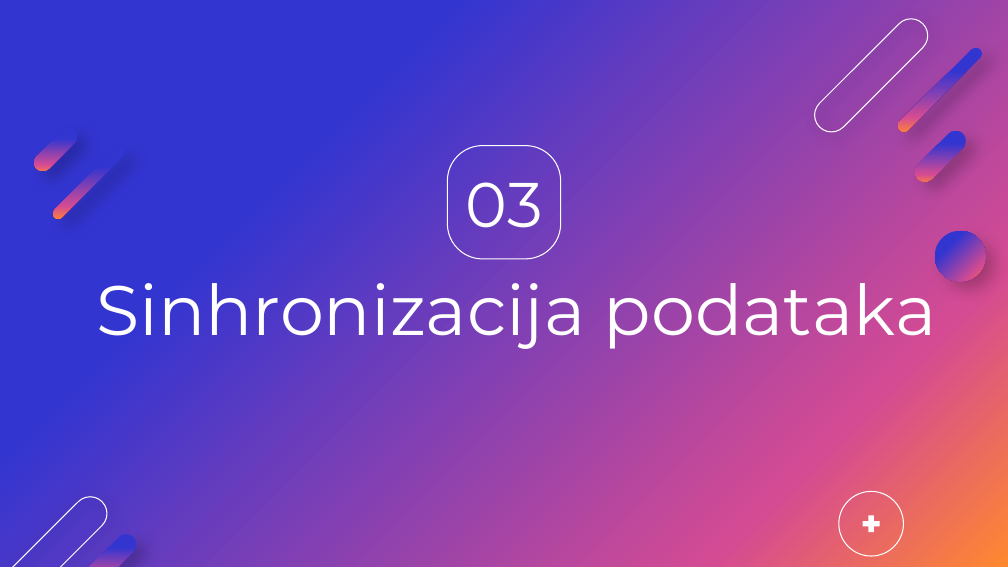
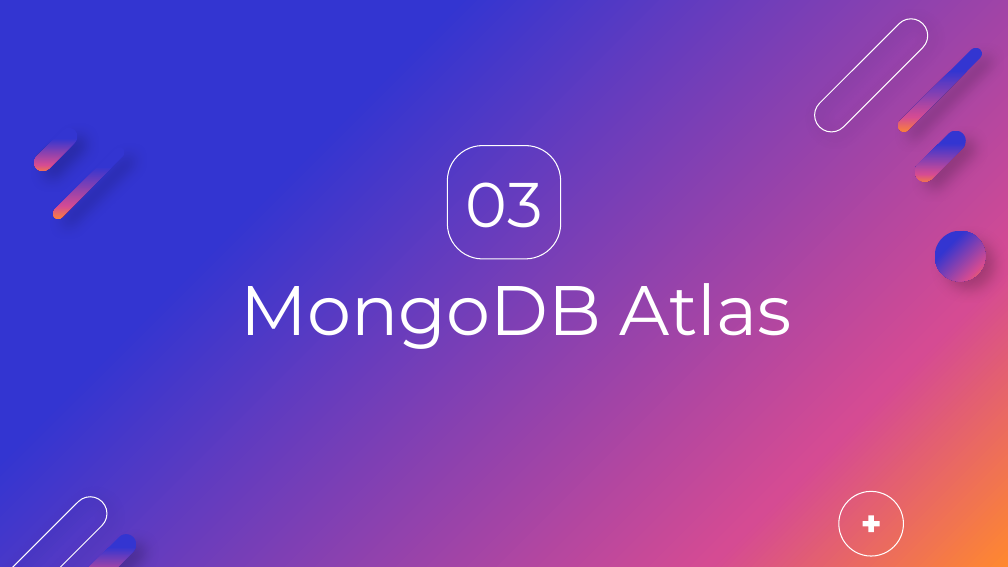
Before and after one commit to davidbosnic/SBP, a slide deck: slide 10 of 3/sbp3.pptx (slide 8 before the commit). Drawn at 1008x567 pixels with LibreOffice and Linux fonts; fonts in the diff are those of the drawing; background and template pictures are left out. Boxes give left, top, right and bottom in pixels: in the first picture for what was removed or moved away, otherwise in the second. Text is boxed around its words. In the diff, an @@ line names an element or a change of style, - is before the commit and + after.

```diff
--- a/3/sbp3.pptx
+++ b/3/sbp3.pptx
@@ title at (240, 267, 792, 349): text changed @@
-Sinhronizacija podataka
+MongoDB Atlas
```
Also in this commit, not shown: 4 other slides changed, 11 slides added, 11 slides removed.
